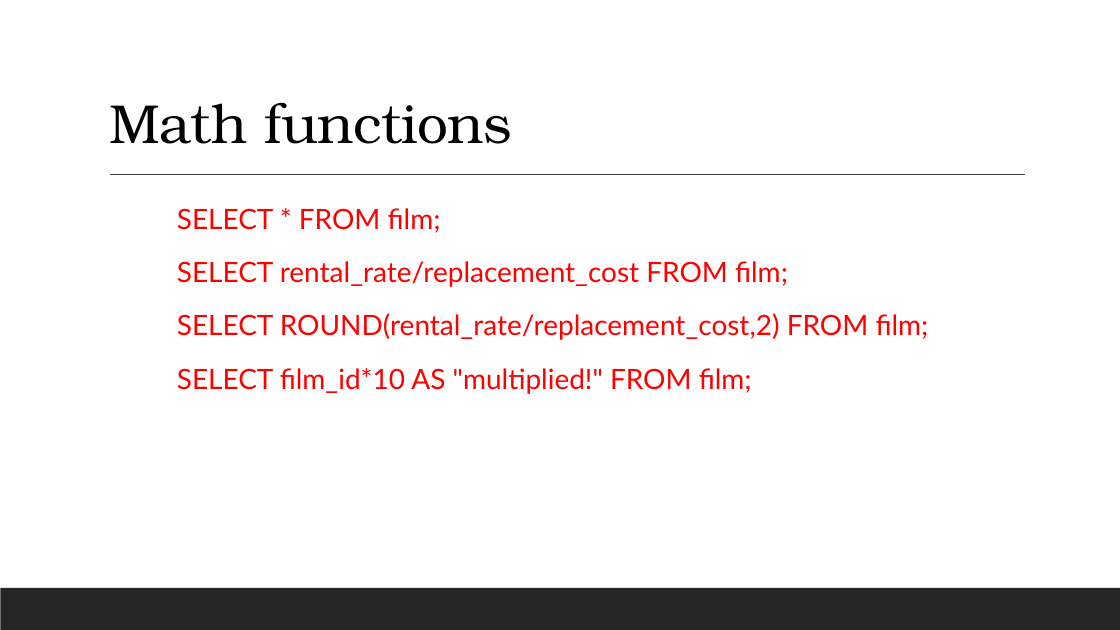
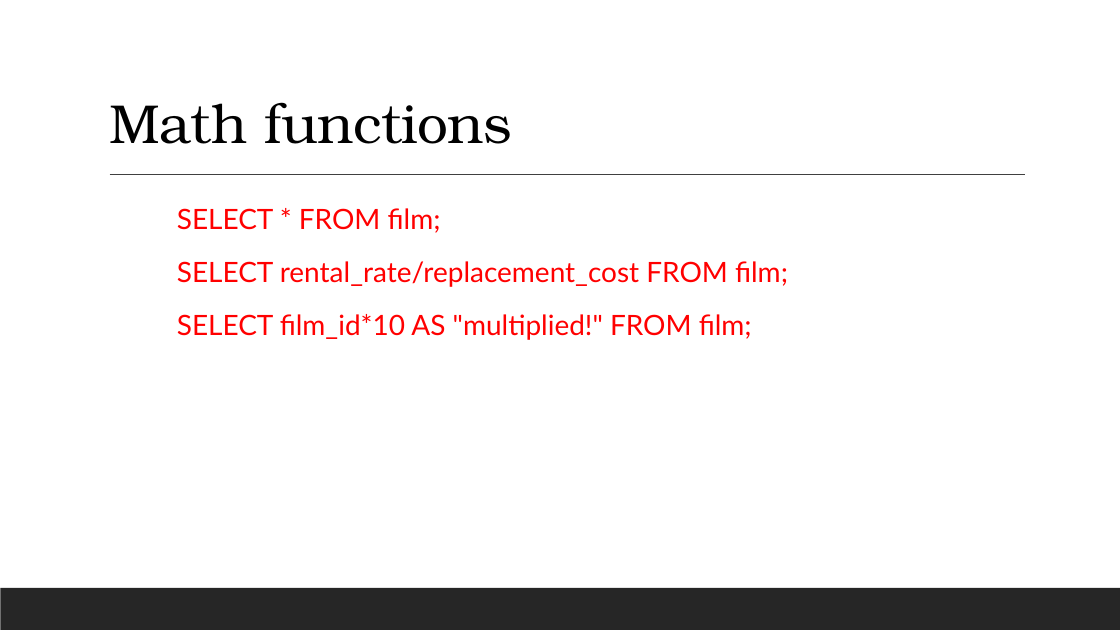
Before and after one commit to jimie2021/12062021-batch-repo, a slide deck: slide 29 of pdfs/w2/D7_.NET_RDBMS-DML.pptx. Drawn at 1120x630 pixels with LibreOffice and Linux fonts; fonts in the diff are those of the drawing. Boxes give left, top, right and bottom in pixels: in the first picture for what was removed or moved away, otherwise in the second. Text is boxed around its words. In the diff, an @@ line names an element or a change of style, - is before the commit and + after.

```diff
--- a/pdfs/w2/D7_.NET_RDBMS-DML.pptx
+++ b/pdfs/w2/D7_.NET_RDBMS-DML.pptx
@@ text at [177,313,929,340]: paragraph removed @@
-  SELECT ROUND(rental_rate/replacement_cost,2) FROM film;
```
Also in this commit, not shown: 4 other slides changed, 1 other file.
